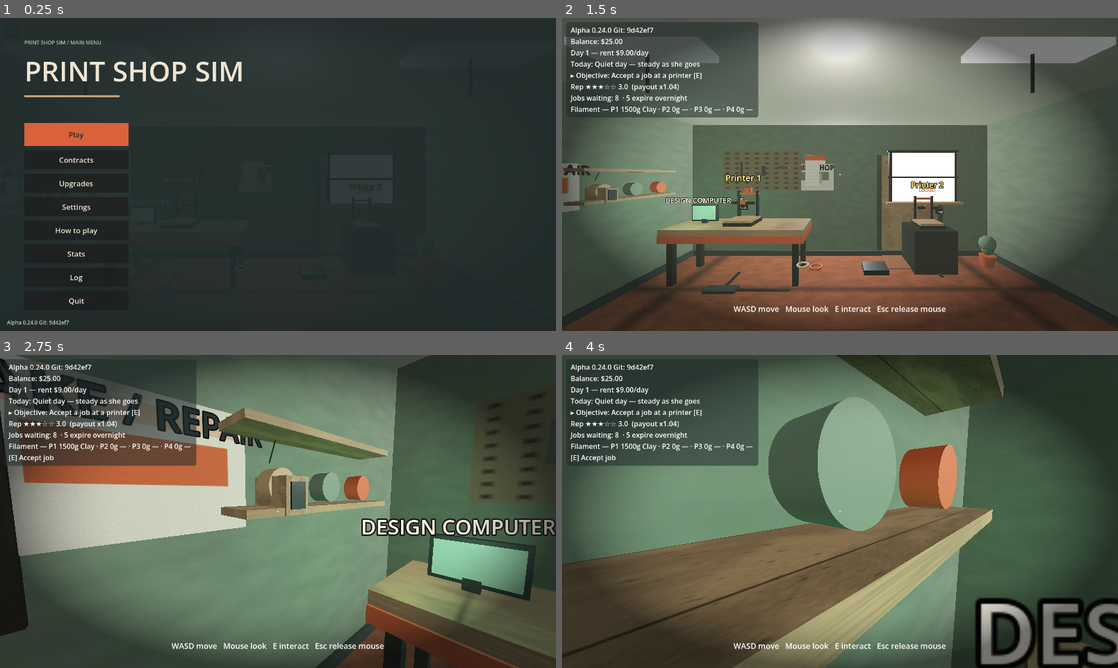
Above: before the commit, frames 1-4 (two rows, left to right).
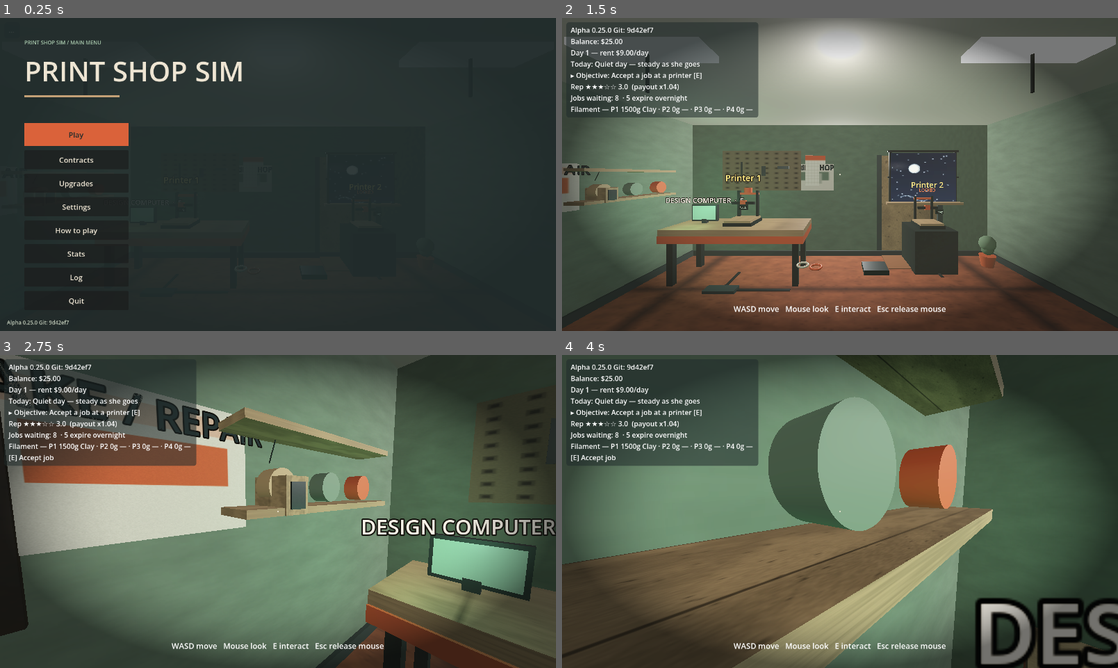
Above: after the commit, the same moments.

Repository: jiracipika/printshop-sim
Game: Godot game, scene res://scenes/Main.tscn
The game is run twice, just before and just after one commit, with the same random seed, the same clock (stepped at 60 frames per second) and the same inputs.
Inputs (mouse positions are in pixels of both pictures, inside the frame that each line leads up to):
- Up to frame 1 (0.25 s): no input
- Up to frame 2 (1.5 s): click "Play" at 0.5 s; tap Enter at 1.25 s; move the mouse to (962, 158) at 1.27 s; hold D (move_right) from 1.28 s (still down); tap E (interact) at 1.35 s; click (962, 158) at 1.42 s
- Up to frame 3 (2.75 s): tap Space at 2 s; move the mouse to (250, 511) at 2.02 s; release D (move_right) at 2.03 s; hold W (move_forward) from 2.03 s (still down); tap 1 at 2.1 s
- Up to frame 4 (4 s): keep holding W (move_forward); move the mouse to (851, 505) at 2.77 s; tap 2 at 2.85 s; tap Enter at 3.5 s; move the mouse to (834, 517) at 3.52 s; tap 3 at 3.6 s; click (834, 517) at 3.67 s

The runs differ from the first frame. In frame 1, less than 0.1% of the frame differs, in the area x 5-6%, y 96-98%; in frame 2, 1.6%, in the area x 7-71%, y 3-59%; in frame 3, less than 0.1%; in frame 4, less than 0.1%.

Commit message:
feat: outside the window — real constellations by month, phased moon, skyline (v0.25.0)
The window is a light box: day pane gains a procedural day view, a night
pane crossfades in with the shop clock showing ~170 field stars, the
month's REAL constellation drawn with star+line asterisms (Orion in Jan,
Leo in Mar, Scorpius in Jun, Lyra in Jul, Taurus in Dec), a moon with its
real phase (anchored to the 2000-01-06 new moon, per-pixel terminator),
and a lit city skyline. Two cloud wisps drift for parallax. Season/clock
pane-energy ownership split: SEASON_LOOK.energy is the target, the clock
scales it (noon = exact season value).

Tests: all 39 suites + smoke green (1420 checks; 19 new in v025_test).
v017's boom-energy check moved to noon.

Diff:
--- a/scripts/Main.gd
+++ b/scripts/Main.gd
@@ -161,6 +161,17 @@
 var _stations_heard: Array[int] = []
 ## The left wall poster's caption label (rotates weekly, v0.24.0).
 var _poster_label: Label3D
+## Outside view (v0.25.0): the window is a light box. The day pane keeps the
+## old emissive look; the night pane crossfades in over it carrying the
+## starfield; two cloud wisps drift in front for parallax.
+var _night_pane: MeshInstance3D
+var _night_mat: StandardMaterial3D
+var _clouds: Array[MeshInstance3D] = []
+var _cloud_speeds: Array[float] = []
+var _current_sky_month := -1
+## Season pane-energy target (SEASON_LOOK.energy); _apply_daylight scales it
+## by the clock so noon always lands exactly on the season's value.
+var _season_energy := 1.2
 ## Last five delivery grades, oldest first (v0.23.0) — feeds Perfectionist.
 var recent_grades: Array[String] = []
 ## False until _ready finishes: boot-time station marks happen before the
@@ -909,7 +920,7 @@
 	var look: Dictionary = SEASON_LOOK.get(id, SEASON_LOOK["calm"])
 	_window_mat.albedo_color = look.pane
 	_window_mat.emission = look.glow
-	_window_mat.emission_energy_multiplier = float(look.energy)
+	_season_energy = float(look.energy)
 	_env.fog_light_color = look.fog_color
 	_env.fog_density = float(look.fog_density)
 	var fx := bool(settings.get("shadows", true))
@@ -925,6 +936,13 @@
 
 ## Day/night (v0.2.0): brightness and warmth follow the shop clock. Direction
 ## stays fixed (interior scene); energy/color carry the time of day.
+## The night pane's texture: one per real month, built lazily and cached.
+func _sky_texture_for_month() -> ImageTexture:
+	var month: int = Time.get_date_dict_from_system().month
+	if month != _current_sky_month:
+		_current_sky_month = month
+	return ShopArt.window_night(month)
+
 func _apply_daylight() -> void:
 	if _sun == null or _env == null:
 		return
@@ -942,6 +960,15 @@
 	_env.ambient_light_energy = 0.55 + 0.5 * daylight
 	if _sky_mat != null:
 		_sky_mat.sky_energy_multiplier = 0.3 + 0.8 * daylight
+	# Outside view (v0.25.0): the day pane glows with the sun; the starfield
+	# fades in as the shop clock passes dusk. Clouds dim at night.
+	var nightness := clampf(1.15 - 1.8 * daylight, 0.0, 1.0)
+	_window_mat.emission_energy_multiplier = _season_energy * (0.45 + 0.55 * daylight)
+	if _night_mat != null:
+		_night_mat.albedo_color.a = nightness
+	for i in range(_clouds.size()):
+		var cm := _clouds[i].material_override as StandardMaterial3D
+		cm.albedo_color.a = (0.3 - 0.12 * nightness)
 
 ## Per-printer display name + lock tag follow the unlock upgrades, and the
 ## farm door opens once any farm kit is owned.
@@ -1025,14 +1052,53 @@
 	pane.mesh = pb
 	var pm := StandardMaterial3D.new()
 	pm.albedo_color = Color("#D8E8DF")
+	pm.albedo_texture = ShopArt.window_day()
 	pm.emission_enabled = true
 	pm.emission = Color("#CFE3DA")
+	pm.emission_texture = ShopArt.window_day()
 	pm.emission_energy_multiplier = 1.2
 	pane.material_override = pm
 	pane.position = Vector3(1.9, 1.8, -ROOM_D / 2.0 + 0.13)
 	pane.add_to_group("props")
 	add_child(pane)
 	_window_mat = pm
+
+	# Night pane (v0.25.0): the starfield, crossfaded over the day view by
+	# the shop clock; the featured constellation follows the REAL month.
+	var night := MeshInstance3D.new()
+	var nb := BoxMesh.new()
+	nb.size = Vector3(1.5, 1.1, 0.01)
+	night.mesh = nb
+	var nm := StandardMaterial3D.new()
+	nm.shading_mode = BaseMaterial3D.SHADING_MODE_UNSHADED
+	nm.transparency = BaseMaterial3D.TRANSPARENCY_ALPHA
+	nm.albedo_texture = _sky_texture_for_month()
+	nm.albedo_color = Color(1, 1, 1, 0)
+	night.material_override = nm
+	night.position = Vector3(1.9, 1.8, -ROOM_D / 2.0 + 0.15)
+	night.add_to_group("props")
+	add_child(night)
+	_night_pane = night
+	_night_mat = nm
+
+	# Cloud wisps drifting in front of the glass for parallax.
+	for i in range(2):
+		var cloud := MeshInstance3D.new()
+		var cq := QuadMesh.new()
+		cq.size = Vector2(0.8 - 0.25 * i, 0.5 - 0.15 * i)
+		cloud.mesh = cq
+		var cm := StandardMaterial3D.new()
+		cm.shading_mode = BaseMaterial3D.SHADING_MODE_UNSHADED
+		cm.transparency = BaseMaterial3D.TRANSPARENCY_ALPHA
+		cm.albedo_texture = ShopArt.cloud()
+		cm.albedo_color = Color(1, 1, 1, 0)
+		cloud.material_override = cm
+		cloud.position = Vector3(1.3 + 0.8 * i, 2.05 - 0.25 * i,
+			-ROOM_D / 2.0 + 0.17)
+		cloud.add_to_group("props")
+		add_child(cloud)
+		_clouds.append(cloud)
+		_cloud_speeds.append(0.02 + 0.013 * i)
 
 	# Rain streaks (v0.17.0): thin unshaded quads sliding down the glass on
 	# humid weeks — window-only, no room-wide particles. Hidden by default.
@@ -2293,8 +2359,17 @@
 	day_cycle.tick(delta)
 	_apply_daylight()
 	_animate_rain(delta)
+	_animate_clouds(delta)
 	_update_print_visuals(delta)
 	_update_hud()
+
+## Drift the cloud wisps sideways across the glass and wrap them (v0.25.0).
+func _animate_clouds(delta: float) -> void:
+	for i in range(_clouds.size()):
+		var c := _clouds[i]
+		c.position.x -= _cloud_speeds[i] * delta
+		if c.position.x < 1.0:
+			c.position.x = 2.9
 
 ## Slide the rain streaks down the glass and wrap them at the sill. The whole
 ## node is hidden outside humid weeks, so this early-returns for free.
--- a/scripts/ShopArt.gd
+++ b/scripts/ShopArt.gd
@@ -251,3 +251,230 @@
 						c = line
 				img.set_pixel(x, y, c)
 		return _finish(img))
+
+
+## --- outside view (v0.25.0) ---------------------------------------------------
+##
+## The shop window is a light box: a procedural day view by day and a night
+## sky by night, both drawn as textures so the whole "outside" costs two
+## quads. The night sky features one REAL constellation per month (Orion in
+## January, Leo in March, Scorpius in July...) over a city skyline, plus a
+## moon whose phase follows the real date.
+
+const SKY_W := 512
+const SKY_H := 320
+
+## One featured constellation per real-world month (evening sky, northern
+## hemisphere, approximate). Patterns follow the real asterisms.
+const MONTH_SKY: Array[String] = [
+	"orion", "gemini", "leo", "ursa_major", "bootes", "scorpius",
+	"lyra", "cygnus", "pegasus", "andromeda", "perseus", "taurus",
+]
+
+## Simplified real constellations: normalized star positions in their sky
+## box plus connecting segments (star index pairs).
+const CONSTELLATIONS := {
+	"orion": {"stars": [[0.62, 0.18], [0.38, 0.22], [0.52, 0.48], [0.47, 0.52],
+		[0.42, 0.56], [0.55, 0.82], [0.28, 0.85]],
+		"lines": [[0, 2], [1, 4], [2, 3], [3, 4], [2, 5], [4, 6]]},
+	"gemini": {"stars": [[0.30, 0.12], [0.55, 0.16], [0.28, 0.38], [0.52, 0.42],
+		[0.30, 0.62], [0.55, 0.66], [0.26, 0.85], [0.58, 0.88]],
+		"lines": [[0, 2], [2, 4], [4, 6], [1, 3], [3, 5], [5, 7], [2, 3]]},
+	"leo": {"stars": [[0.30, 0.58], [0.36, 0.44], [0.44, 0.38], [0.50, 0.26],
+		[0.40, 0.22], [0.70, 0.50], [0.58, 0.44]],
+		"lines": [[0, 1], [1, 5], [5, 6], [6, 2], [2, 3], [3, 4], [4, 1]]},
+	"ursa_major": {"stars": [[0.15, 0.55], [0.25, 0.50], [0.35, 0.52], [0.44, 0.57],
+		[0.52, 0.66], [0.68, 0.70], [0.80, 0.62]],
+		"lines": [[0, 1], [1, 2], [2, 3], [3, 4], [4, 5], [5, 6]]},
+	"bootes": {"stars": [[0.50, 0.75], [0.38, 0.58], [0.50, 0.42], [0.64, 0.48],
+		[0.60, 0.66], [0.48, 0.28]],
+		"lines": [[0, 1], [1, 2], [2, 3], [3, 4], [4, 0], [2, 5]]},
+	"scorpius": {"stars": [[0.45, 0.30], [0.25, 0.22], [0.22, 0.34], [0.50, 0.38],
+		[0.56, 0.52], [0.52, 0.66], [0.44, 0.78], [0.32, 0.86], [0.20, 0.88]],
+		"lines": [[0, 3], [3, 4], [4, 5], [5, 6], [6, 7], [7, 8], [1, 0], [2, 0]]},
+	"lyra": {"stars": [[0.40, 0.20], [0.46, 0.34], [0.58, 0.40], [0.52, 0.56],
+		[0.40, 0.50]],
+		"lines": [[0, 1], [1, 2], [2, 3], [3, 4], [4, 1]]},
+	"cygnus": {"stars": [[0.50, 0.18], [0.50, 0.40], [0.50, 0.78], [0.28, 0.52],
+		[0.72, 0.44]],
+		"lines": [[0, 1], [1, 2], [3, 1], [1, 4]]},
+	"pegasus": {"stars": [[0.35, 0.35], [0.62, 0.32], [0.66, 0.58], [0.38, 0.60],
+		[0.18, 0.75], [0.80, 0.80]],
+		"lines": [[0, 1], [1, 2], [2, 3], [3, 0], [0, 4], [2, 5]]},
+	"andromeda": {"stars": [[0.55, 0.25], [0.45, 0.42], [0.35, 0.58], [0.25, 0.75],
+		[0.52, 0.36]],
+		"lines": [[0, 1], [1, 2], [2, 3], [1, 4]]},
+	"perseus": {"stars": [[0.30, 0.30], [0.42, 0.38], [0.52, 0.52], [0.60, 0.66],
+		[0.55, 0.82]],
+		"lines": [[0, 1], [1, 2], [2, 3], [3, 4]]},
+	"taurus": {"stars": [[0.55, 0.40], [0.48, 0.46], [0.40, 0.52], [0.32, 0.46],
+		[0.36, 0.38], [0.68, 0.30], [0.15, 0.62]],
+		"lines": [[0, 1], [1, 2], [2, 3], [3, 4], [1, 5]]},
+}
+
+
+static func featured_constellation(month: int) -> String:
+	return MONTH_SKY[clampi(month, 1, 12) - 1]
+
+
+## Approximate moon phase 0..1 (0 = new, 0.5 = full) from the real date,
+## anchored to the known new moon of 2000-01-06 18:14 UTC.
+static func moon_phase(now_unix: int = -1) -> float:
+	if now_unix < 0:
+		now_unix = int(Time.get_unix_time_from_system())
+	var days := float(now_unix - 947182440) / 86400.0
+	return fposmod(days / 29.530588, 1.0)
+
+
+static func _sky_dot(img: Image, cx: float, cy: float, r: float, c: Color) -> void:
+	for y in range(int(cy - r), int(cy + r) + 1):
+		for x in range(int(cx - r), int(cx + r) + 1):
+			if x < 0 or y < 0 or x >= SKY_W or y >= SKY_H:
+				continue
+			var d := Vector2(float(x) - cx, float(y) - cy).length()
+			if d <= r:
+				img.set_pixel(x, y, c)
+
+
+static func _sky_line(img: Image, a: Vector2, b: Vector2, c: Color) -> void:
+	var steps := int(a.distance_to(b)) + 1
+	for i in steps + 1:
+		var p := a.lerp(b, float(i) / float(maxi(steps, 1)))
+		var x := int(p.x)
+		var y := int(p.y)
+		if x >= 0 and y >= 0 and x < SKY_W and y < SKY_H:
+			img.set_pixel(x, y, c)
+
+
+static func _draw_constellation(img: Image, id: String, box: Rect2, star_r: float,
+		star_c: Color, line_c: Color) -> void:
+	var data: Dictionary = CONSTELLATIONS[id]
+	var pts: Array[Vector2] = []
+	for st in data.stars:
+		pts.append(Vector2(
+			box.position.x + float(st[0]) * box.size.x,
+			box.position.y + float(st[1]) * box.size.y))
+	for ln in data.lines:
+		_sky_line(img, pts[int(ln[0])], pts[int(ln[1])], line_c)
+	for pt in pts:
+		_sky_dot(img, pt.x, pt.y, star_r, star_c)
+
+
+static func window_night(month: int) -> ImageTexture:
+	return tex("window_night:%d" % clampi(month, 1, 12), func() -> ImageTexture:
+		var img := Image.create(SKY_W, SKY_H, false, Image.FORMAT_RGBA8)
+		var top := Color("#0B1626")
+		var bottom := Color("#24354F")
+		for y in SKY_H:
+			var row := top.lerp(bottom, pow(float(y) / float(SKY_H), 1.4))
+			for x in SKY_W:
+				img.set_pixel(x, y, Color(row.r, row.g, row.b, 1.0))
+		# Field stars, deterministic per month.
+		var rng := RandomNumberGenerator.new()
+		rng.seed = hash("printshop-sky-%d" % clampi(month, 1, 12))
+		for i in range(170):
+			var sx := rng.randf_range(2.0, SKY_W - 2.0)
+			var sy := rng.randf_range(2.0, SKY_H * 0.72)
+			var b := rng.randf_range(0.25, 0.95)
+			_sky_dot(img, sx, sy, 1.0 if b < 0.8 else 1.6,
+				Color(0.92, 0.95, 1.0, b))
+		# Featured constellation front and center; regulars faint in the
+		# corners so the sky reads as real wherever you look.
+		var featured := featured_constellation(month)
+		_draw_constellation(img, featured,
+			Rect2(0.30 * SKY_W, 0.10 * SKY_H, 0.46 * SKY_W, 0.62 * SKY_H),
+			2.4, Color(0.98, 0.97, 0.88), Color(0.55, 0.68, 0.85, 0.85))
+		_draw_constellation(img, "ursa_major",
+			Rect2(0.02 * SKY_W, 0.30 * SKY_H, 0.22 * SKY_W, 0.28 * SKY_H),
+			1.4, Color(0.85, 0.90, 1.0, 0.8), Color(0.45, 0.55, 0.72, 0.5))
+		_draw_constellation(img, "pegasus" if featured != "pegasus" else "cygnus",
+			Rect2(0.66 * SKY_W, 0.06 * SKY_H, 0.30 * SKY_W, 0.30 * SKY_H),
+			1.3, Color(0.85, 0.90, 1.0, 0.75), Color(0.45, 0.55, 0.72, 0.45))
+		# Moon with its real phase: per-pixel terminator — the shadow circle
+		# slides across the disc (left while waxing, right while waning) and
+		# the lit fraction lands on the real phase at every step.
+		var phase := moon_phase()
+		var mx := 0.12 * SKY_W
+		var my := 0.16 * SKY_H
+		var mr := 13.0
+		_sky_dot(img, mx, my, mr + 1.5, Color(0.9, 0.93, 1.0, 0.35))
+		var side := -1.0 if phase < 0.5 else 1.0
+		var shift := side * mr * (1.0 - cos(TAU * phase))
+		for y in range(int(my - mr - 1), int(my + mr + 2)):
+			for x in range(int(mx - mr - 1), int(mx + mr + 2)):
+				if x < 0 or y < 0 or x >= SKY_W or y >= SKY_H:
+					continue
+				var dm := Vector2(float(x) - mx, float(y) - my).length()
+				if dm > mr:
+					continue
+				var ds := Vector2(float(x) - mx - shift, float(y) - my).length()
+				var lit := clampf((ds - mr * 0.92) / (mr * 0.16), 0.0, 1.0)
+				var c := Color(0.93, 0.94, 0.90).lerp(
+					Color(top.r, top.g, top.b), lit)
+				img.set_pixel(x, y, c)
+		# City skyline with a few lit windows, haze band above it.
+		var rng2 := RandomNumberGenerator.new()
+		rng2.seed = hash("printshop-skyline")
+		var hx := 0
+		while hx < SKY_W:
+			var bw := int(rng2.randf_range(24.0, 58.0))
+			var bh := int(rng2.randf_range(18.0, 58.0))
+			for y in range(SKY_H - bh, SKY_H):
+				for x in range(hx, mini(hx + bw, SKY_W)):
+					img.set_pixel(x, y, Color(0.05, 0.08, 0.12))
+			for w in range(int(bw * bh / 260.0)):
+				var wx := hx + 3 + int(rng2.randf_range(0.0, float(bw) - 6.0))
+				var wy := SKY_H - bh + 3 + int(rng2.randf_range(0.0, float(bh) - 6.0))
+				if wx < SKY_W and wy < SKY_H:
+					img.set_pixel(wx, wy, Color(1.0, 0.85, 0.55, rng2.randf_range(0.5, 0.95)))
+			hx += bw + int(rng2.randf_range(2.0, 10.0))
+		return _finish(img))
+
+
+static func window_day() -> ImageTexture:
+	return tex("window_day", func() -> ImageTexture:
+		var img := Image.create(SKY_W, SKY_H, false, Image.FORMAT_RGBA8)
+		var top := Color("#AFCFC8")
+		var bottom := Color("#DCEAE2")
+		for y in SKY_H:
+			var row := top.lerp(bottom, pow(float(y) / float(SKY_H), 1.2))
+			for x in SKY_W:
+				img.set_pixel(x, y, Color(row.r, row.g, row.b, 1.0))
+		# Hazy sun glow.
+		for y in range(int(SKY_H * 0.12), int(SKY_H * 0.42)):
+			for x in range(int(SKY_W * 0.60), int(SKY_W * 0.92)):
+				var d := Vector2(x - SKY_W * 0.76, y - SKY_H * 0.27).length()
+				var glow := clampf(1.0 - d / (SKY_W * 0.2), 0.0, 1.0)
+				if glow > 0.0:
+					var c := img.get_pixel(x, y)
+					img.set_pixel(x, y, c.lerp(Color(0.98, 0.99, 0.92), glow * 0.55))
+		# Distant hill band, then rooftop silhouettes.
+		for x in SKY_W:
+			var hy := SKY_H * 0.72 + sin(float(x) * 0.012) * 6.0 + sin(float(x) * 0.05) * 3.0
+			for y in range(int(hy), SKY_H):
+				img.set_pixel(x, y, Color(0.52, 0.62, 0.56))
+		var rng := RandomNumberGenerator.new()
+		rng.seed = hash("printshop-skyline-day")
+		var hx := 0
+		while hx < SKY_W:
+			var bw := int(rng.randf_range(20.0, 50.0))
+			var bh := int(rng.randf_range(12.0, 40.0))
+			for y in range(SKY_H - bh - 8, SKY_H - 8):
+				for x in range(hx, mini(hx + bw, SKY_W)):
+					img.set_pixel(x, y, Color(0.42, 0.52, 0.47))
+			hx += bw + int(rng.randf_range(2.0, 8.0))
+		return _finish(img))
+
+
+static func cloud() -> ImageTexture:
+	return tex("cloud", func() -> ImageTexture:
+		var size := 128
+		var img := Image.create(size, size, false, Image.FORMAT_RGBA8)
+		var noise := _noise(77, 3.0)
+		for y in size:
+			for x in size:
+				var d := Vector2(float(x) - 64.0, (float(y) - 64.0) * 1.6).length() / 52.0
+				var n := 0.5 + 0.5 * noise.get_noise_2d(x, y)
+				var a := clampf(1.0 - d, 0.0, 1.0) * n
+				img.set_pixel(x, y, Color(1.0, 1.0, 1.0, clampf(a * 0.9, 0.0, 0.9)))
+		return _finish(img))
--- a/scripts/Version.gd
+++ b/scripts/Version.gd
@@ -2,7 +2,7 @@
 
 # Autoload: build/version identification so we always know what's deployed.
 
-const VERSION := "0.24.0"
+const VERSION := "0.25.0"
 const GIT_SHA := "9d42ef7"  # stamped by tools/build_web.sh at export time
 
 func label() -> String:
--- a/tests/v017_test.gd
+++ b/tests/v017_test.gd
@@ -121,8 +121,10 @@
 		"cold sun is cooler at the same hour")
 	_ok(absf(main._env.fog_density - 0.008) < 1e-6, "cold fog density unchanged")
 
-	# Boom: warm golden fog and sun.
+	# Boom: warm golden fog and sun. Since v0.25 the clock scales the pane's
+	# emission — at noon it lands exactly on the season's energy value.
 	_set_season(main, "boom")
+	main.day_cycle.t = 0.5
 	main._apply_daylight()
 	var calm_fog: Color = (load("res://scripts/Main.gd") as GDScript).SEASON_LOOK["calm"].fog_color
 	_ok(main._env.fog_light_color.r > calm_fog.r
@@ -130,7 +132,7 @@
 		"boom fog warms up")
 	_ok(main._sun.light_color.b < calm_blue, "boom sun loses blue (gold)")
 	_ok(absf(float(main._window_mat.emission_energy_multiplier) - 1.25) < 0.001,
-		"boom pane glows warmer")
+		"boom pane glows warmer at noon")
 
 	# Back to calm restores everything.
 	_set_season(main, "calm")
--- /dev/null
+++ b/tests/v025_test.gd
@@ -0,0 +1,129 @@
+extends SceneTree
+
+## v0.25.0 — "Outside the window": light-box window with a day view, a night
+## starfield featuring one real constellation per real-world month, a moon
+## with its real phase, a lit skyline and drifting clouds. Run:
+## timeout 180 godot --headless --path . -s tests/v025_test.gd
+
+var checks := 0
+var failures := 0
+
+
+func _ok(cond: bool, label: String) -> void:
+	checks += 1
+	if cond:
+		print("ok %d: %s" % [checks, label])
+	else:
+		failures += 1
+		printerr("FAIL %d: %s" % [checks, label])
+
+
+func _init() -> void:
+	root.ready.connect(_run)
+
+
+func _run() -> void:
+	BrowserSave.clear()
+	_test_sky_art()
+	await _test_window()
+	BrowserSave.clear()
+	print("---")
+	print("checks=%d failures=%d" % [checks, failures])
+	quit(1 if failures > 0 else 0)
+
+
+func _test_sky_art() -> void:
+	# Twelve months, twelve featured constellations, all data sound.
+	_ok(ShopArt.MONTH_SKY.size() == 12, "twelve month skies")
+	_ok(ShopArt.featured_constellation(1) == "orion"
+		and ShopArt.featured_constellation(3) == "leo"
+		and ShopArt.featured_constellation(6) == "scorpius"
+		and ShopArt.featured_constellation(7) == "lyra"
+		and ShopArt.featured_constellation(12) == "taurus",
+		"featured constellations follow the month")
+	var data_ok := true
+	var ids := {}
+	for month in range(1, 13):
+		var id := ShopArt.featured_constellation(month)
+		ids[id] = true
+		if not ShopArt.CONSTELLATIONS.has(id):
+			data_ok = false
+			continue
+		var c: Dictionary = ShopArt.CONSTELLATIONS[id]
+		var count: int = (c.stars as Array).size()
+		if count < 4:
+			data_ok = false
+		for ln in c.lines:
+			if int(ln[0]) >= count or int(ln[1]) >= count:
+				data_ok = false
+	_ok(data_ok and ids.size() == 12, "constellation data sound and distinct")
+	# Night textures build per month, cached, distinct.
+	var jan: ImageTexture = ShopArt.window_night(1)
+	var jul: ImageTexture = ShopArt.window_night(7)
+	_ok(jan != null and ShopArt.window_night(1) == jan,
+		"night texture cached per month")
+	_ok(jan != jul, "different months get different skies")
+	# Moon phase: anchored to the 2000-01-06 new moon.
+	_ok(absf(ShopArt.moon_phase(947182440)) < 0.02, "phase 0 at the new-moon epoch")
+	_ok(absf(ShopArt.moon_phase(947182440 + 14 * 86400) - 0.5) < 0.06,
+		"phase ~0.5 two weeks later")
+	_ok(ShopArt.moon_phase() >= 0.0 and ShopArt.moon_phase() <= 1.0,
+		"today's phase is a valid fraction")
+	_ok(ShopArt.window_day() != null and ShopArt.cloud() != null,
+		"day view and cloud textures build")
+
+
+func _test_window() -> void:
+	var packed: PackedScene = load("res://scenes/Main.tscn")
+	var main = packed.instantiate()
+	root.add_child(main)
+	await physics_frame
+	await physics_frame
+
+	# Night pane exists, sits in front of the day pane, starts transparent.
+	_ok(main._night_pane != null and main._night_mat != null,
+		"night pane exists")
+	_ok(main._night_mat.transparency == BaseMaterial3D.TRANSPARENCY_ALPHA
+		and main._night_mat.albedo_texture != null,
+		"night pane is an alpha-blended textured layer")
+	# Fresh shops boot at t=0 — midnight — so the sky starts ON.
+	_ok(main._night_mat.albedo_color.a > 0.9 and main.day_cycle.t == 0.0,
+		"boot at midnight shows the starfield")
+	_ok(main._window_mat.albedo_texture != null,
+		"day pane carries the day view texture")
+
+	# The shop clock drives the crossfade: t=0 is midnight, t=0.5 is noon.
+	main.day_cycle.t = 0.0
+	main._apply_daylight()
+	var a_night: float = main._night_mat.albedo_color.a
+	main.day_cycle.t = 0.5
+	main._apply_daylight()
+	var a_day: float = main._night_mat.albedo_color.a
+	_ok(a_night > 0.9 and a_day < 0.05,
+		"stars fade in at night (%.2f) and out at day (%.2f)" % [a_night, a_day])
+	main.day_cycle.t = 0.0
+	main._apply_daylight()
+	var glow_night: float = main._window_mat.emission_energy_multiplier
+	main.day_cycle.t = 0.5
+	main._apply_daylight()
+	_ok(main._window_mat.emission_energy_multiplier > glow_night,
+		"day pane glows brighter at noon than at night")
+
+	# Clouds: two wisps, drifting, wrapping inside the window band.
+	_ok(main._clouds.size() == 2 and main._cloud_speeds.size() == 2,
+		"two cloud wisps")
+	var x0: float = main._clouds[0].position.x
+	main._animate_clouds(2.0)
+	var x1: float = main._clouds[0].position.x
+	_ok(x1 < x0, "clouds drift sideways")
+	main._clouds[0].position.x = 0.98
+	main._animate_clouds(0.05)
+	_ok(main._clouds[0].position.x > 2.0, "clouds wrap back across the glass")
+
+	# The featured texture matches the real month.
+	var real_month: int = Time.get_date_dict_from_system().month
+	_ok(main._night_mat.albedo_texture == ShopArt.window_night(real_month),
+		"the window shows this real month's sky")
+
+	main.queue_free()
+	await physics_frame
Not shown, added: tests/v024_test.gd.uid
Not shown, changed: docs/HANDOFF.md
Not shown, changed: docs/ROADMAP.md
